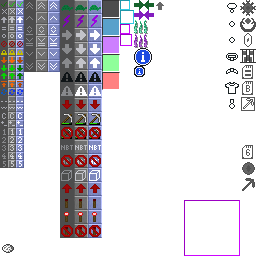
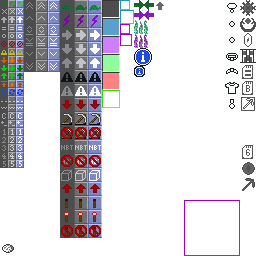
Two versions of the same layered image (256x256). Layer-by-layer changes:
painted on "Background" over <box>102,90,120,108</box>
